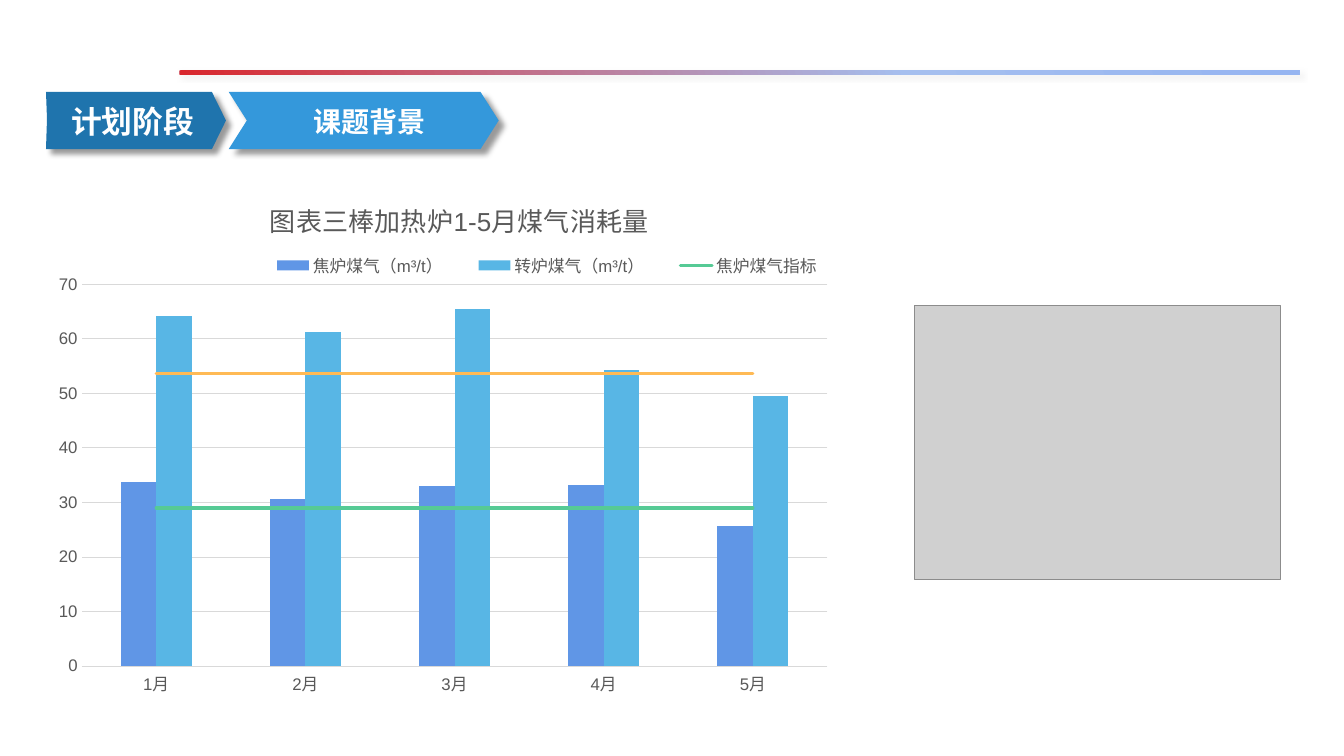
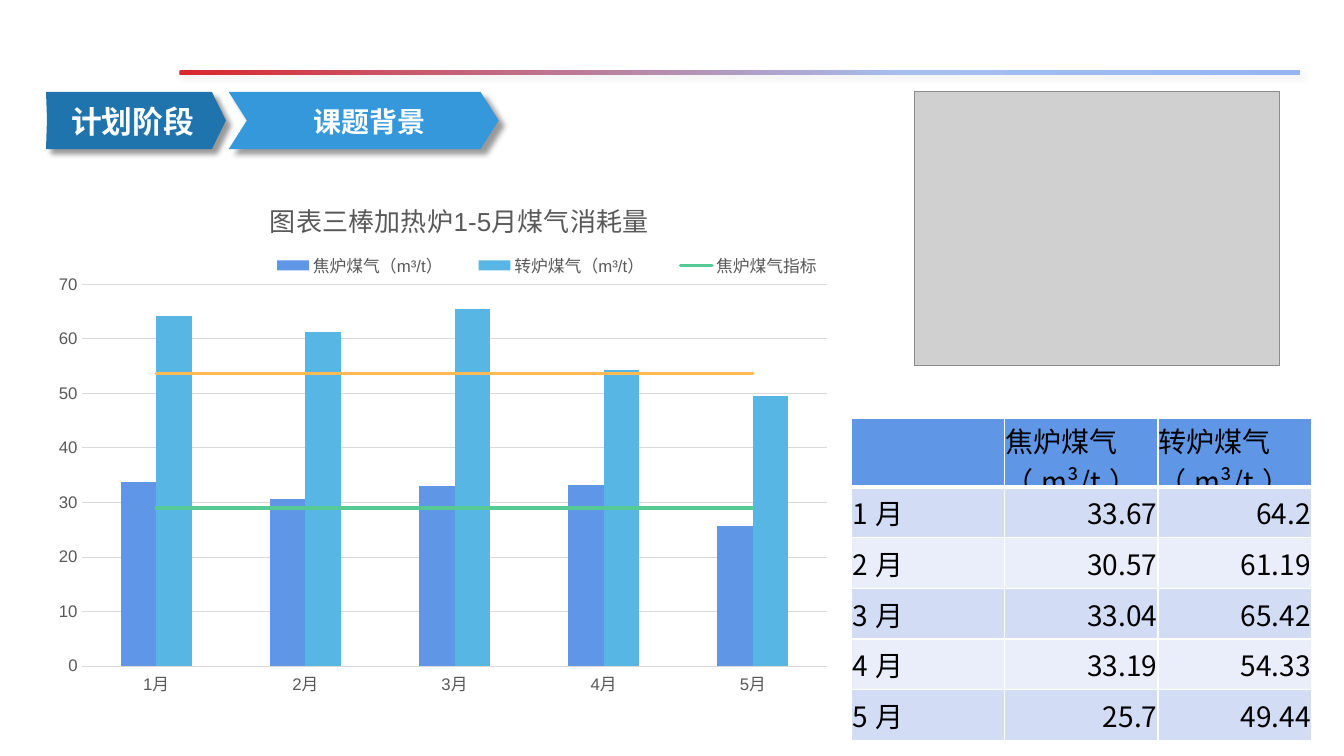
Before and after one commit to wfq1971/work_file, a slide deck: slide 3 of 降低三棒加热炉煤气消耗.pptx. Drawn at 1344x756 pixels with LibreOffice and Linux fonts; fonts in the diff are those of the drawing; grey boxes stand for pictures. Boxes give left, top, right and bottom in pixels: in the first picture for what was removed or moved away, otherwise in the second. Text is boxed around its words. In the diff, an @@ line names an element or a change of style, - is before the commit and + after.

```diff
--- a/降低三棒加热炉煤气消耗.pptx
+++ b/降低三棒加热炉煤气消耗.pptx
@@ picture: place and size @@
-picture at <box>914,306,1280,580</box>
+picture at <box>914,92,1280,366</box>
@@ table added at <box>852,418,1312,740</box>, 6 rows, 3 columns @@
+ | 焦炉煤气（m³/t） | 转炉煤气（m³/t）
+1月 | 33.67 | 64.2
+2月 | 30.57 | 61.19
+3月 | 33.04 | 65.42
+4月 | 33.19 | 54.33
+5月 | 25.7 | 49.44
```
Also in this commit, not shown: 1 other file.
